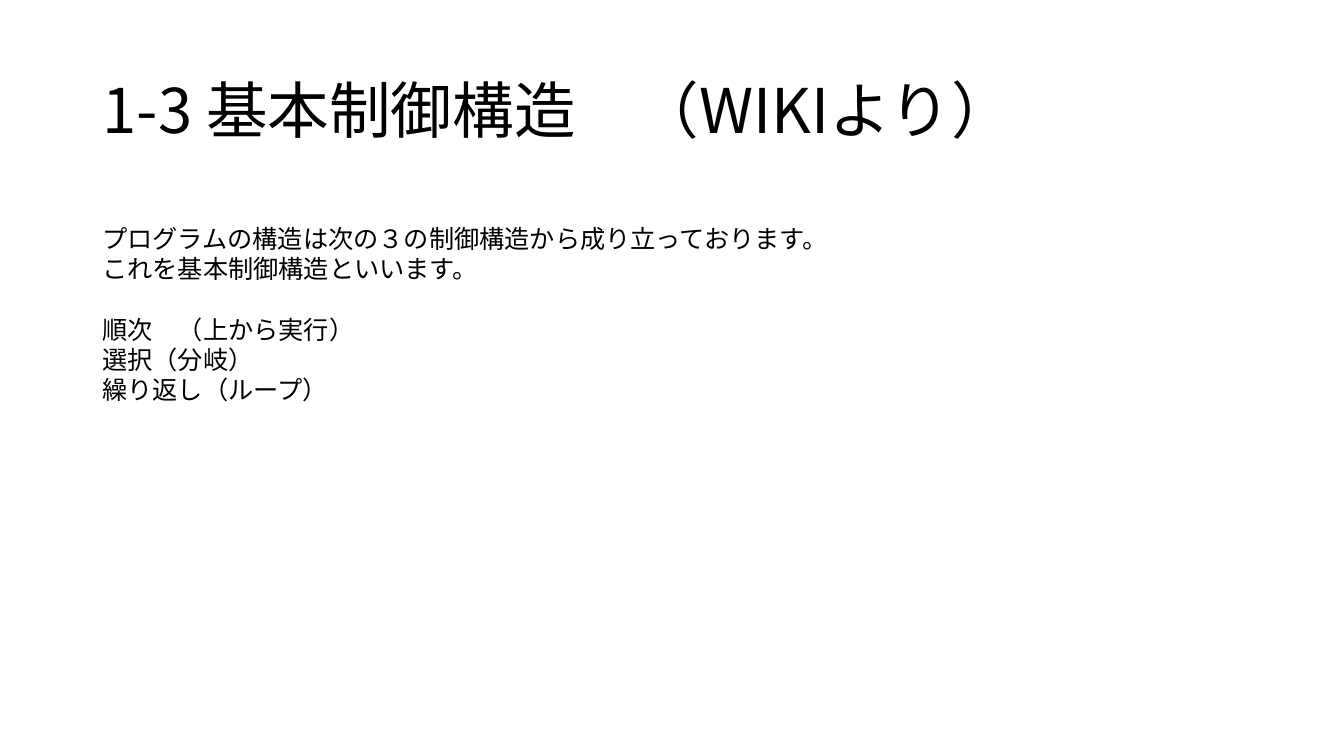
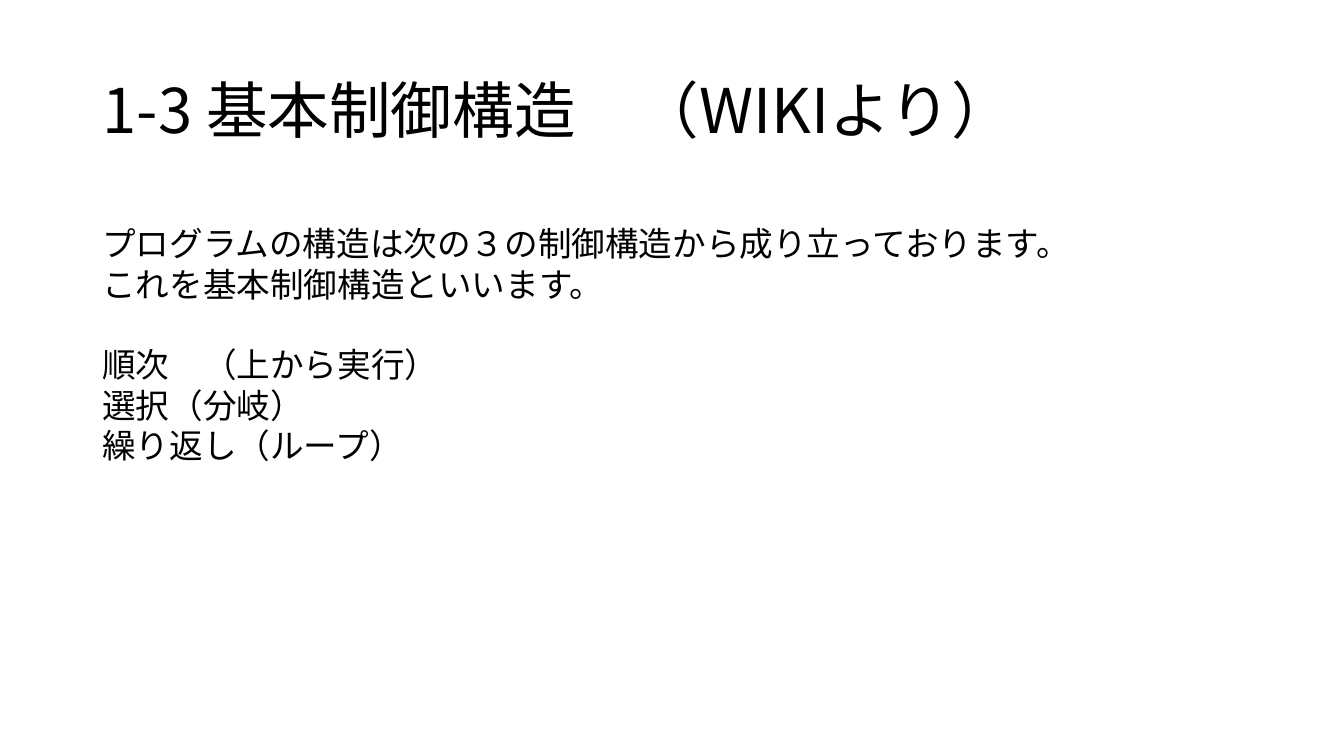
Before and after one commit to masakage/algorithm, a slide deck: slide 3 of docs/第3回順次処理・分岐処理.pptx. Drawn at 1344x756 pixels with LibreOffice and Linux fonts; fonts in the diff are those of the drawing. Boxes give left, top, right and bottom in pixels: in the first picture for what was removed or moved away, otherwise in the second. Text is boxed around its words. In the diff, an @@ line names an element or a change of style, - is before the commit and + after.

```diff
--- a/docs/第3回順次処理・分岐処理.pptx
+++ b/docs/第3回順次処理・分岐処理.pptx
@@ text "プログラムの構造は次の３の制御構造から成り立っております。" at box(102, 227, 1069, 461): size 18 to 24 pt @@
```
Also in this commit, not shown: 1 slide removed.
